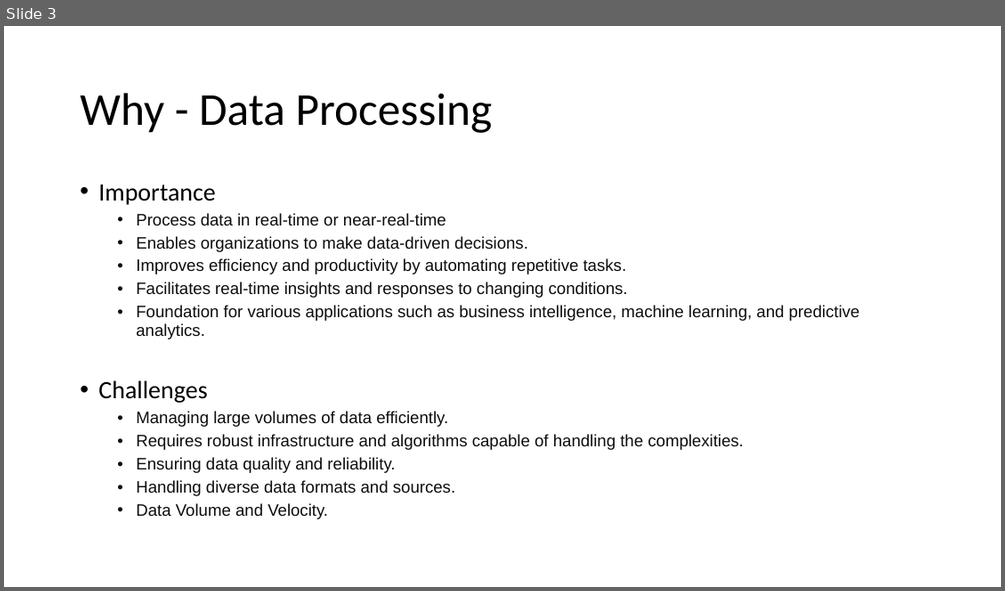
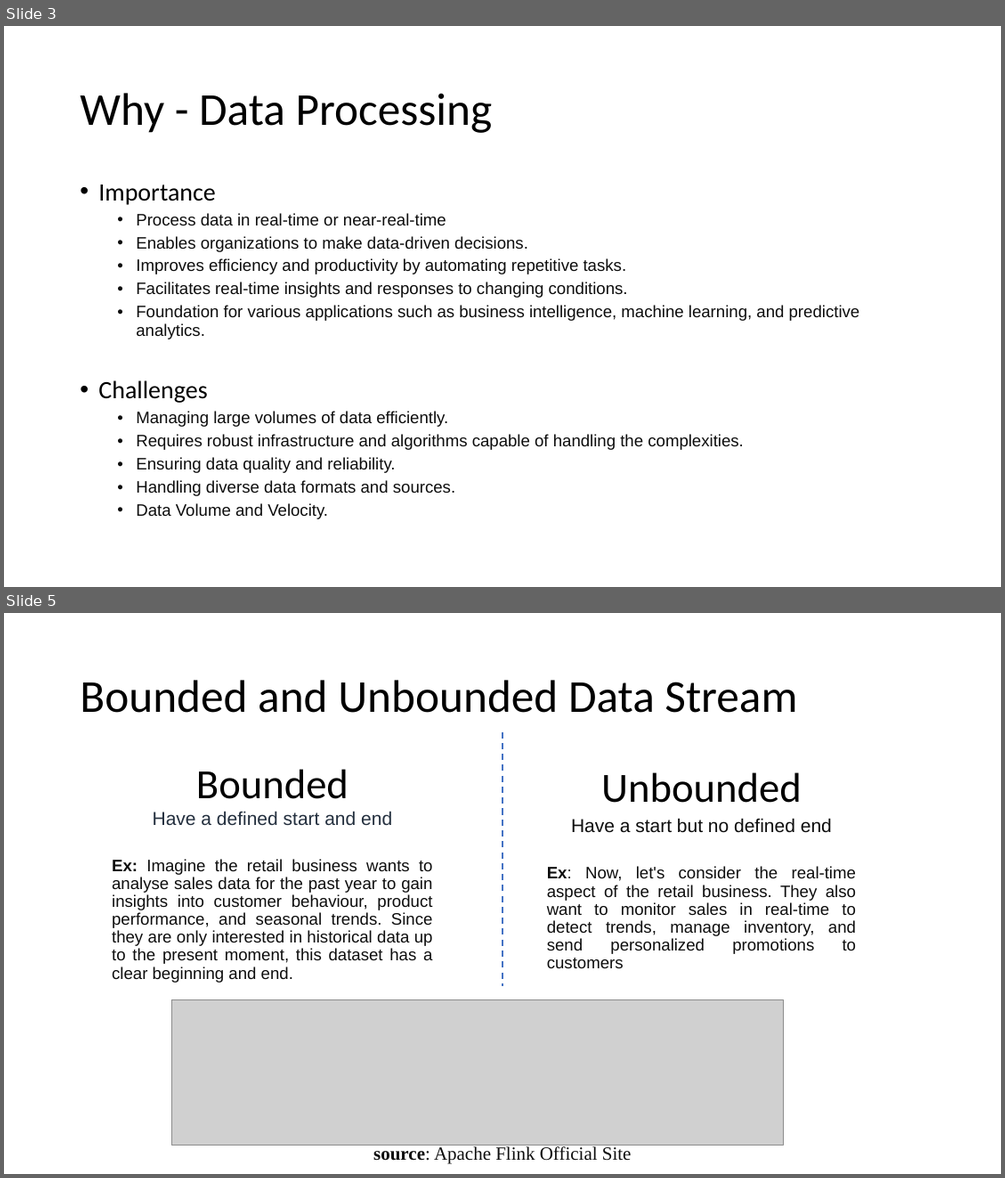
Before and after one commit to aprabhat/flink_demo, a slide deck: PPT/Apache_Flink.pptx. Shown one above the other, each under a label of ours: slide 3 before the commit, slides 3 and 5 after it; the slides between them are not shown. The pictures are 1005x591 and 1005x1178 pixels, drawn with LibreOffice and Linux fonts; fonts in the diff are those of the drawing; grey boxes stand for pictures. Boxes give left, top, right and bottom in pixels: in the first picture for what was removed or moved away, otherwise in the second. Text is boxed around its words. In the diff, an @@ line names an element or a change of style, - is before the commit and + after.

```diff
--- a/PPT/Apache_Flink.pptx
+++ b/PPT/Apache_Flink.pptx
@@ slide 5 added at [4, 613, 1001, 1174], background #FFFFFF @@
@@ title added at [80, 680, 797, 713], 44 pt, text #000000 @@
+Bounded and Unbounded Data Stream
@@ line added from (502, 732) to (502, 985), #4472C4 1.5 pt dashed @@
@@ text added at [112, 769, 433, 982], 16 pt, text #0D0D0D @@
+Bounded
+Have a defined start and end
+Ex: Imagine the retail business wants to analyse sales data for the past year to gain insights into customer behaviour, product performance, and seasonal trends. Since they are only interested in historical data up to the present moment, this dataset has a clear beginning and end.
@@ text added at [547, 772, 857, 968], 16 pt, text #0D0D0D @@
+Unbounded
+Have a start but no defined end
+Ex: Now, let's consider the real-time aspect of the retail business. They also want to monitor sales in real-time to detect trends, manage inventory, and send personalized promotions to customers
@@ picture added at [171, 1000, 783, 1145] @@
@@ text added at [373, 1144, 631, 1163], 18 pt, text #0D0D0D @@
+source: Apache Flink Official Site
```
Also in this commit, not shown: 2 slides changed, 9 other slides added, 4 slides removed.
